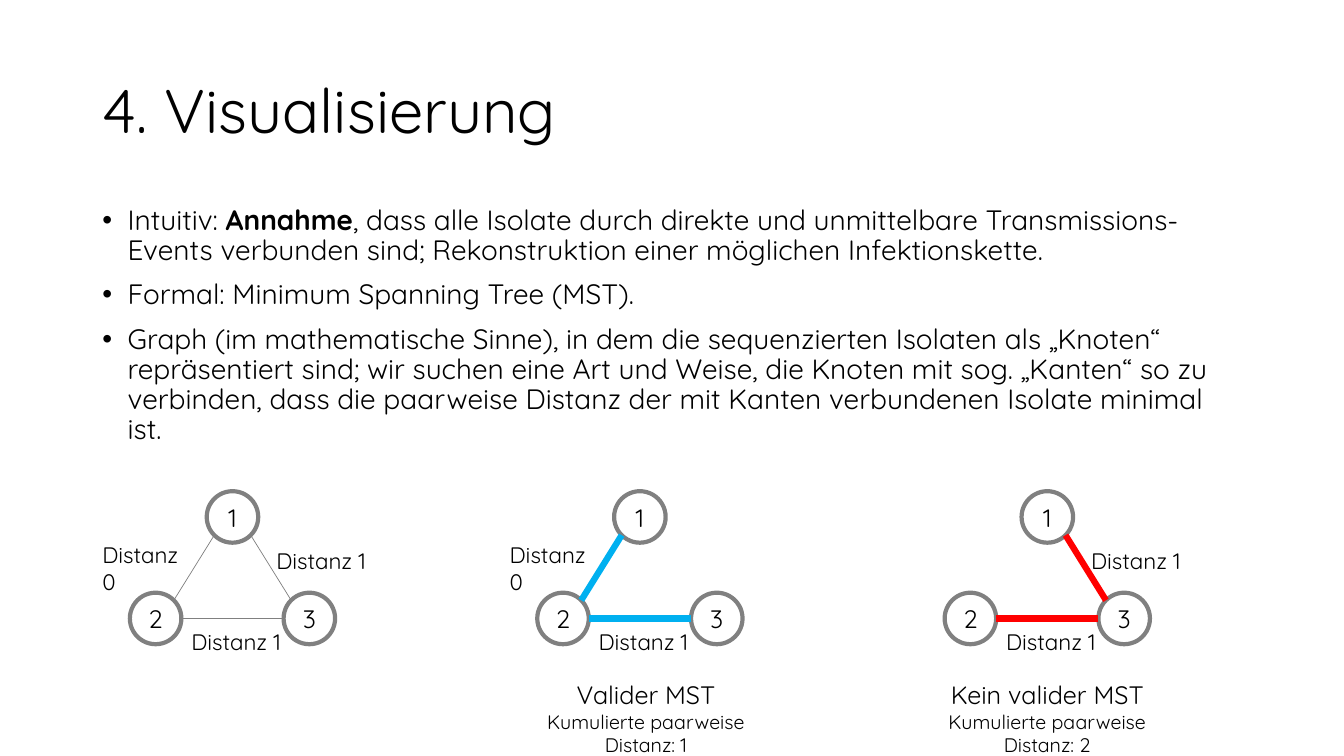
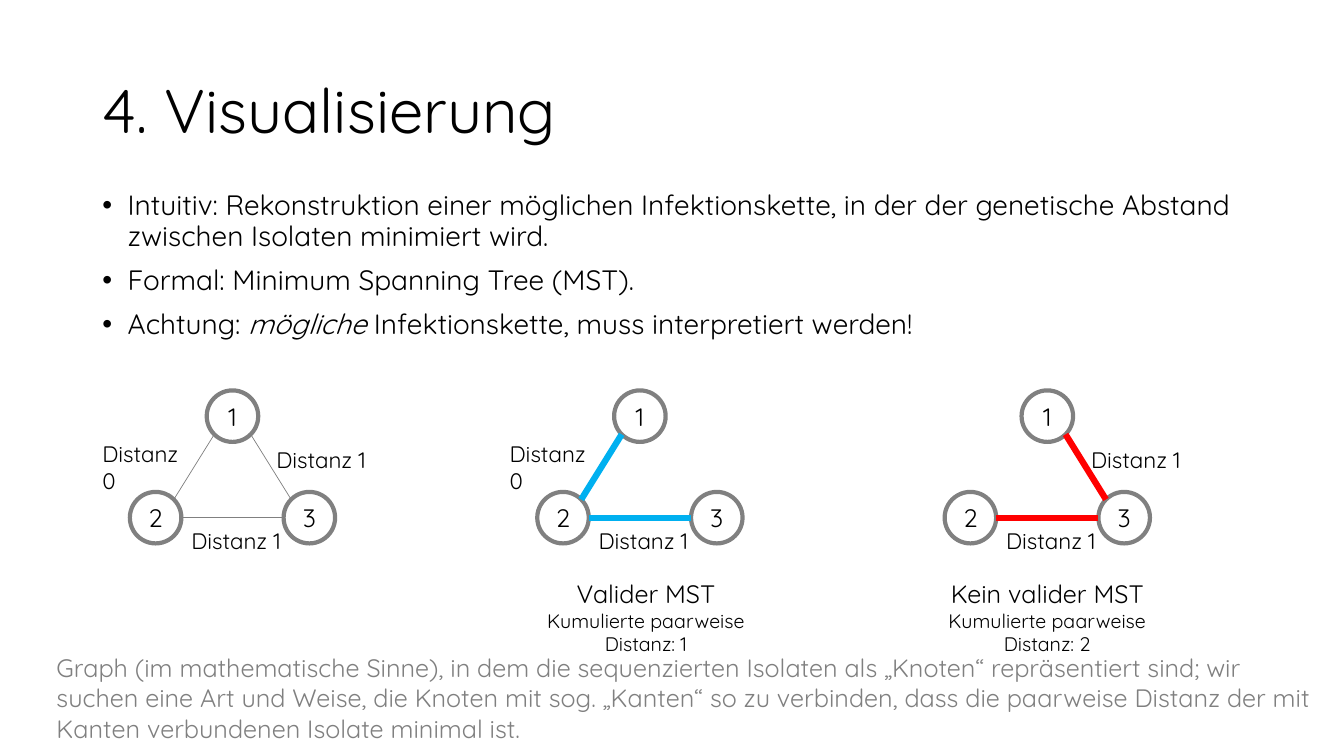
Before and after one commit to DiltheyLab/Teaching, a slide deck: slide 13 of Genomische Epidemiologie.pptx (slide 14 before the commit). Drawn at 1344x756 pixels with LibreOffice and Linux fonts; fonts in the diff are those of the drawing. Boxes give left, top, right and bottom in pixels: in the first picture for what was removed or moved away, otherwise in the second. Text is boxed around its words. In the diff, an @@ line names an element or a change of style, - is before the commit and + after.

```diff
--- a/Genomische Epidemiologie.pptx
+++ b/Genomische Epidemiologie.pptx
@@ text "Intuitiv: Rekonstruktion einer möglichen Infektionskette, ...": place and size @@
-text "Intuitiv: Rekonstruktion einer möglichen Infektionskette, ..." at box(128, 209, 1207, 440)
+text "Intuitiv: Rekonstruktion einer möglichen Infektionskette, ..." at box(128, 194, 1230, 340)
@@ text at box(128, 194, 1230, 247): text changed @@
-• Intuitiv: Annahme, dass alle Isolate durch direkte und unmittelbare Transmissions-Events verbunden sind; Rekonstruktion einer möglichen Infektionskette.
+• Intuitiv: Rekonstruktion einer möglichen Infektionskette, in der der genetische Abstand zwischen Isolaten minimiert wird.
@@ text at box(128, 313, 913, 340): text changed @@
-• Graph (im mathematische Sinne), in dem die sequenzierten Isolaten als „Knoten“ repräsentiert sind; wir suchen eine Art und Weise, die Knoten mit sog. „Kanten“ so zu verbinden, dass die paarweise Distanz der mit Kanten verbundenen Isolate minimal ist.
+• Achtung: mögliche Infektionskette, muss interpretiert werden!
@@ 9 ellipses, 9 texts, 7 lines: place and size @@
-9 ellipses, 9 texts, 7 lines at box(102, 491, 1180, 753)
+9 ellipses, 9 texts, 7 lines at box(102, 390, 1180, 652)
@@ text added at box(56, 651, 1310, 738), 18 pt, text #808080 @@
+Graph (im mathematische Sinne), in dem die sequenzierten Isolaten als „Knoten“ repräsentiert sind; wir suchen eine Art und Weise, die Knoten mit sog. „Kanten“ so zu verbinden, dass die paarweise Distanz der mit Kanten verbundenen Isolate minimal ist.
```
Also in this commit, not shown: 9 other slides changed, 3 slides removed.
